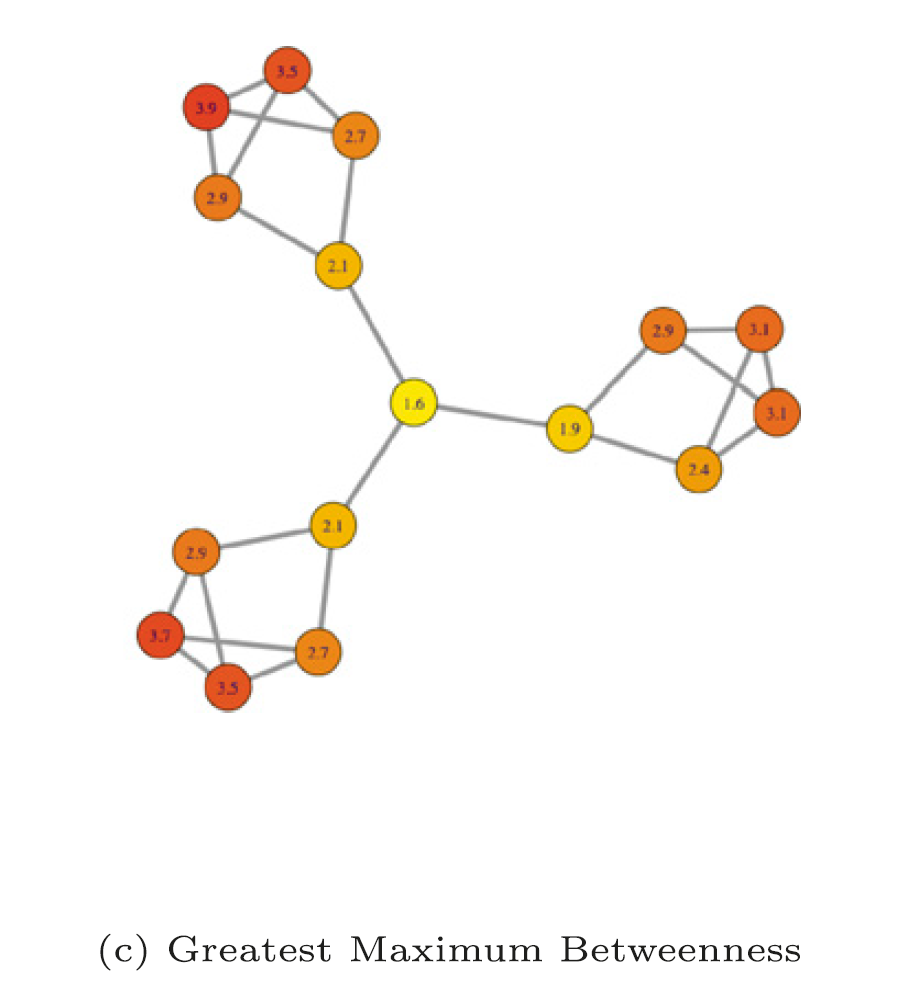
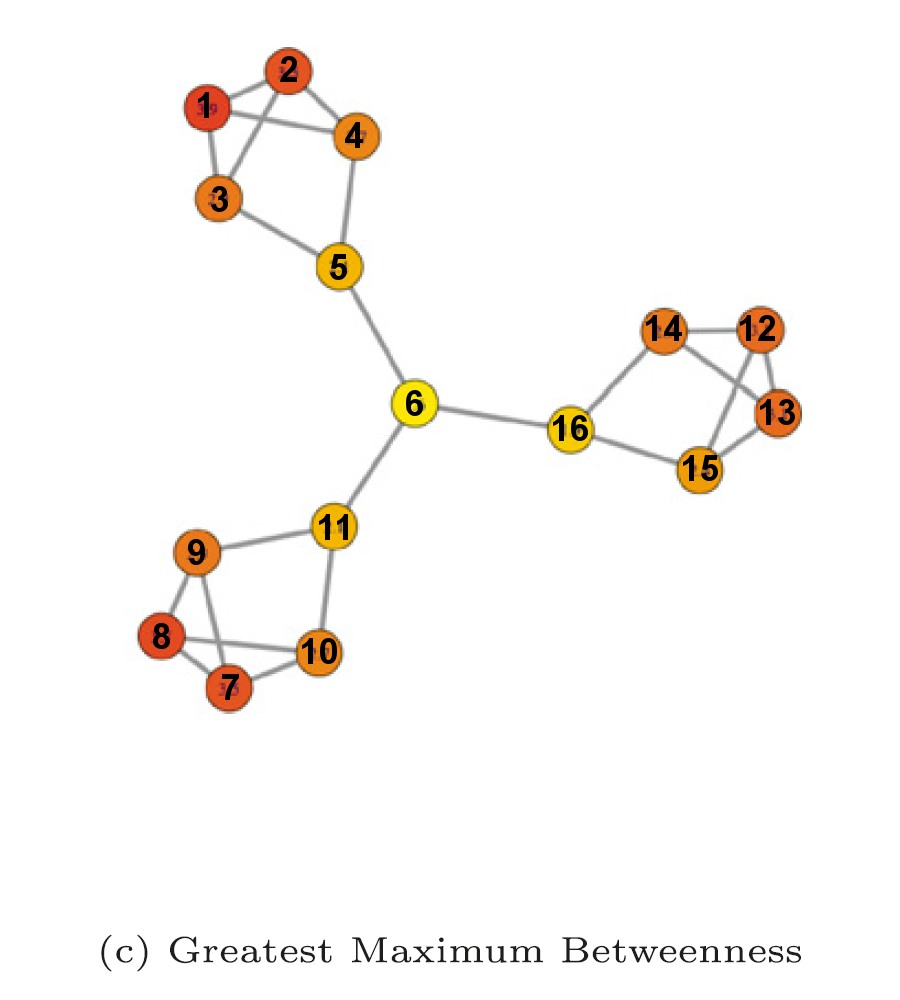
Layered file, before and after one edit (900 x 1000). Changes by layer:
removed layer "Pasted Layer" over (100, 46, 802, 972)
added layer "16" above "15" over (553, 415, 588, 441)
added layer "15" above "14" over (683, 455, 718, 481)
added layer "14" above "13" over (646, 315, 682, 341)
added layer "13" above "12" over (760, 399, 795, 425)
added layer "12" above "11" over (740, 315, 775, 341)
added layer "11" above "10" over (319, 514, 348, 540)
added layer "10" above "9" over (302, 638, 337, 664)
added layer "9" above "8" over (188, 539, 205, 565)
added layer "8" above "7" over (153, 623, 170, 649)
added layer "7" above "6" over (222, 674, 239, 700)
added layer "6" above "5" over (406, 390, 423, 416)
added layer "5" above "4" over (330, 254, 347, 280)
added layer "4" above "3" over (345, 122, 363, 148)
added layer "3" above "2" over (211, 186, 228, 212)
added layer "2" above "1" over (280, 56, 297, 82)
added layer "1" above "Background" over (198, 92, 209, 118)
painted on "Background" over (100, 46, 802, 972)
